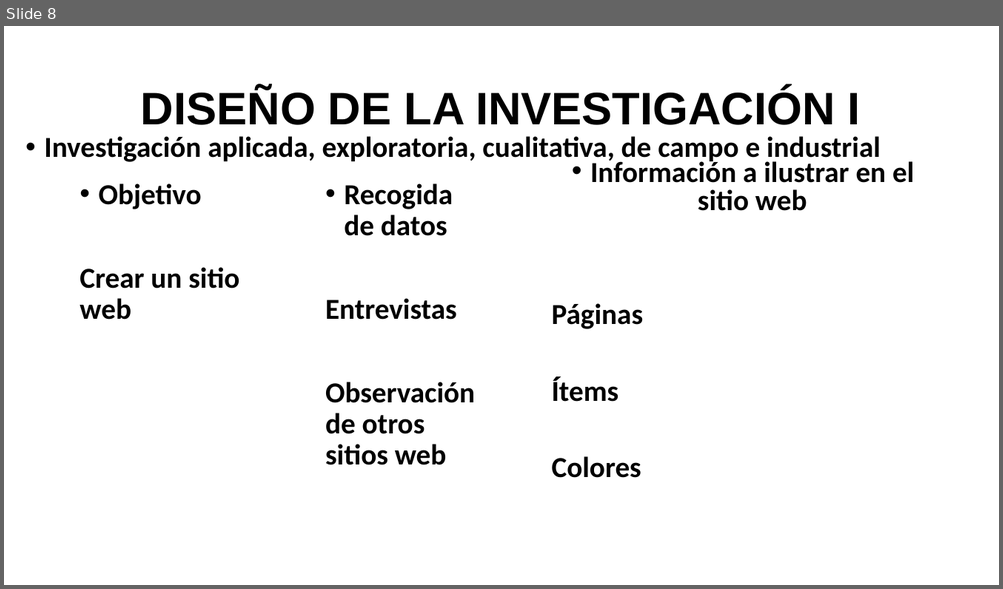
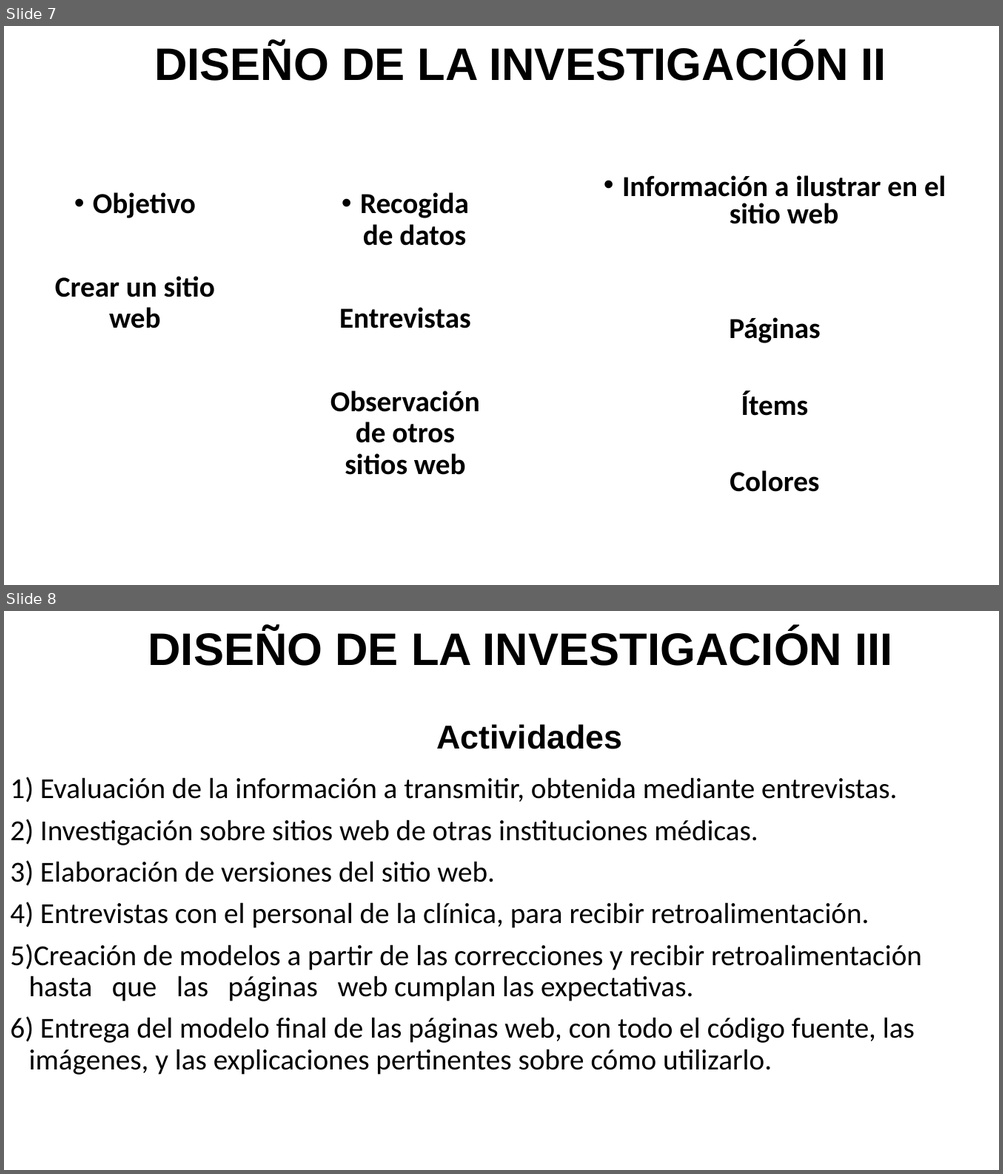
Before and after one commit to Aj4Mc/Pasantia, a slide deck: Presentacion servicio comunitario.pptm. Shown one above the other, each under a label of ours: slide 8 before the commit, slides 7 and 8 after it. The pictures are 1003x589 and 1003x1174 pixels, drawn with LibreOffice and Linux fonts; fonts in the diff are those of the drawing. Boxes give left, top, right and bottom in pixels: in the first picture for what was removed or moved away, otherwise in the second. Text is boxed around its words. In the diff, an @@ line names an element or a change of style, - is before the commit and + after.

```diff
--- a/Presentacion servicio comunitario.pptm
+++ b/Presentacion servicio comunitario.pptm
@@ slide 8 added at box(4, 611, 999, 1170), background #FFFFFF @@
@@ text added at box(148, 628, 892, 666), 44 pt, text #000000, bold @@
+DISEÑO DE LA INVESTIGACIÓN III
@@ text added at box(436, 724, 622, 749), 32 pt, text #000000, bold @@
+Actividades
@@ text added at box(10, 777, 922, 1075), 28 pt, text #000000 @@
+1) Evaluación de la información a transmitir, obtenida mediante entrevistas.
+2) Investigación sobre sitios web de otras instituciones médicas.
+3) Elaboración de versiones del sitio web.
+4) Entrevistas con el personal de la clínica, para recibir retroalimentación.
+5) Creación de modelos a partir de las correcciones y recibir retroalimentación hasta que las páginas web cumplan las expectativas.
+6) Entrega del modelo final de las páginas web, con todo el código fuente, las imágenes, y las explicaciones pertinentes sobre cómo utilizarlo.
@@ what was slide 8 is now slide 7 @@
@@ slide 7 changed as well @@
@@ title at box(154, 43, 886, 81): text changed @@
-DISEÑO DE LA INVESTIGACIÓN I
+DISEÑO DE LA INVESTIGACIÓN II
@@ text removed at box(44, 136, 880, 164) @@
-• Investigación aplicada, exploratoria, cualitativa, de campo e industrial
@@ text "Información a ilustrar en el ...": place and size @@
-text "Información a ilustrar en el ..." at box(552, 158, 913, 478)
+text "Información a ilustrar en el ..." at box(622, 175, 945, 492)
@@ text "Objetivo" at box(55, 192, 215, 329): alignment left to centre @@
@@ text "Objetivo": place and size @@
-text "Objetivo" at box(79, 184, 239, 320)
+text "Objetivo" at box(55, 192, 215, 329)
@@ text "Recogida de datos": place and size @@
-text "Recogida de datos" at box(325, 184, 475, 466)
+text "Recogida de datos" at box(330, 192, 480, 475)
@@ text "Recogida de datos" at box(330, 192, 480, 475): alignment left to centre @@
@@ text at box(728, 318, 820, 492): alignment left to centre @@
```
Also in this commit, not shown: 3 other slides changed, 7 other slides added, 4 slides removed.
